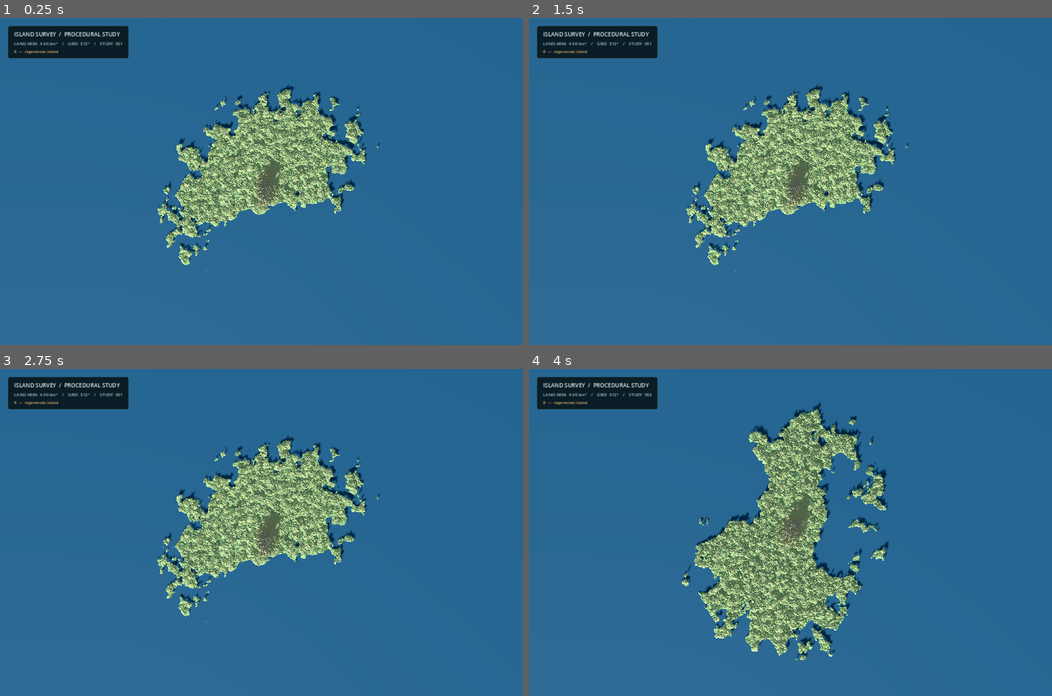
Above: before the commit, frames 1-4 (two rows, left to right).
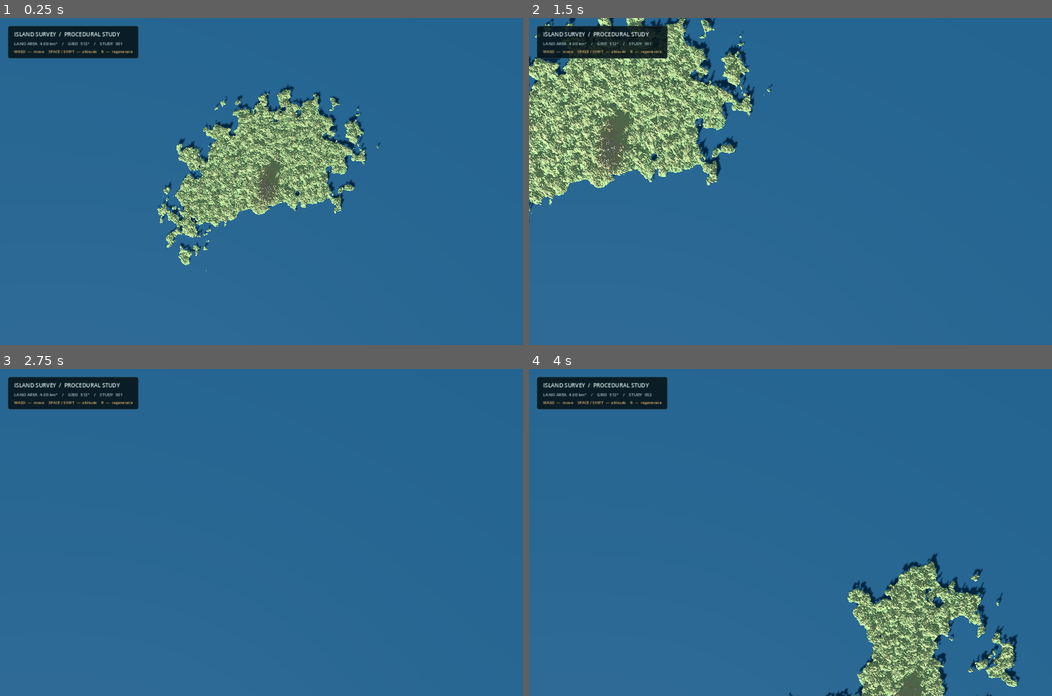
Above: after the commit, the same moments.

Repository: Temeramor/PG-Island
Game: Godot game, scene res://main.tscn
Two runs of this game, one before a commit and one after it. Both use one fixed random seed, a clock stepped at 60 frames per second and the inputs below.
Inputs:
- Up to frame 1 (0.25 s): no input
- Up to frame 2 (1.5 s): tap Enter at 0.5 s; hold D 0.53-1.28 s; hold Shift 0.53-1.28 s; tap Space at 0.77, 0.8, 1.07, 1.35 s; hold S from 1.28 s (still down)
- Up to frame 3 (2.75 s): tap Space at 1.52, 1.82, 2.3 s; tap Shift at 1.55 s; release S at 2.03 s; hold D from 2.03 s (still down); hold Shift from 2.03 s (still down)
- Up to frame 4 (4 s): release D at 2.78 s; release Shift at 2.78 s; hold W 2.78-3.53 s; tap R at 2.85 s; tap Space at 3.02, 3.32, 3.77, 3.8 s; tap Shift at 3.05 s; hold A from 3.53 s (still down); hold Shift from 3.53 s (still down)

The runs differ from the first frame. In frame 1, 0.3% of the frame differs, in the area x 2-27%, y 2-13%; in frame 2, 26%, in the area x 0-73%, y 0-78%; in frame 3, 11%; in frame 4, 22%.

Commit message:
Add WASD camera navigation and altitude controls

Diff:
--- a/scripts/island_generator.gd
+++ b/scripts/island_generator.gd
@@ -3,6 +3,10 @@
 const GRID_SIZE := 512
 const TARGET_AREA_M2 := 4_000_000.0
 const WATER_SIZE := 20_000.0
+const CAMERA_SIZE_PER_HEIGHT := 1.28 / 1.8
+const CAMERA_MIN_HEIGHT := 500.0
+const CAMERA_MAX_HEIGHT := 12_000.0
+const CAMERA_MOVE_FACTOR := 0.65
 
 var island_mesh_instance: MeshInstance3D
 var camera: Camera3D
@@ -14,6 +18,35 @@
 	_create_camera()
 	_create_hud()
 	generate_island()
+
+func _process(delta: float) -> void:
+	if camera == null:
+		return
+	var move := Vector3.ZERO
+	if Input.is_key_pressed(KEY_W):
+		move.z -= 1.0
+	if Input.is_key_pressed(KEY_S):
+		move.z += 1.0
+	if Input.is_key_pressed(KEY_A):
+		move.x -= 1.0
+	if Input.is_key_pressed(KEY_D):
+		move.x += 1.0
+	if move.length_squared() > 0.0:
+		move = move.normalized()
+		var horizontal_speed := camera.size * CAMERA_MOVE_FACTOR
+		camera.position.x += move.x * horizontal_speed * delta
+		camera.position.z += move.z * horizontal_speed * delta
+
+	var vertical := 0.0
+	if Input.is_key_pressed(KEY_SPACE):
+		vertical += 1.0
+	if Input.is_key_pressed(KEY_SHIFT):
+		vertical -= 1.0
+	if vertical != 0.0:
+		var vertical_speed := camera.position.y * CAMERA_MOVE_FACTOR
+		camera.position.y = clampf(camera.position.y + vertical * vertical_speed * delta, CAMERA_MIN_HEIGHT, CAMERA_MAX_HEIGHT)
+		# Orthographic projection: changing altitude also changes map scale.
+		camera.size = camera.position.y * CAMERA_SIZE_PER_HEIGHT
 
 func _unhandled_key_input(event: InputEvent) -> void:
 	if event is InputEventKey and event.pressed and not event.echo and event.keycode == KEY_R:
@@ -93,7 +126,7 @@
 	column.add_child(info_label)
 
 	var hint := Label.new()
-	hint.text = "R  —  regenerate island"
+	hint.text = "WASD  —  move    SPACE / SHIFT  —  altitude    R  —  regenerate"
 	hint.add_theme_font_size_override("font_size", 12)
 	hint.add_theme_color_override("font_color", Color(0.9, 0.72, 0.43))
 	column.add_child(hint)
